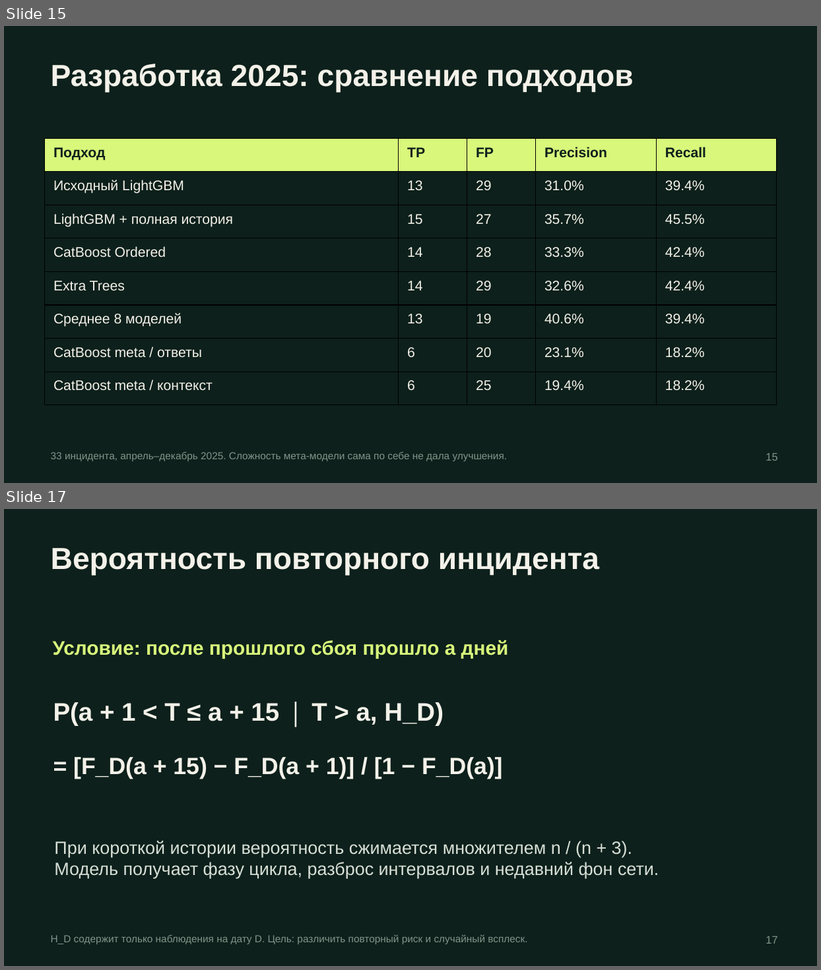
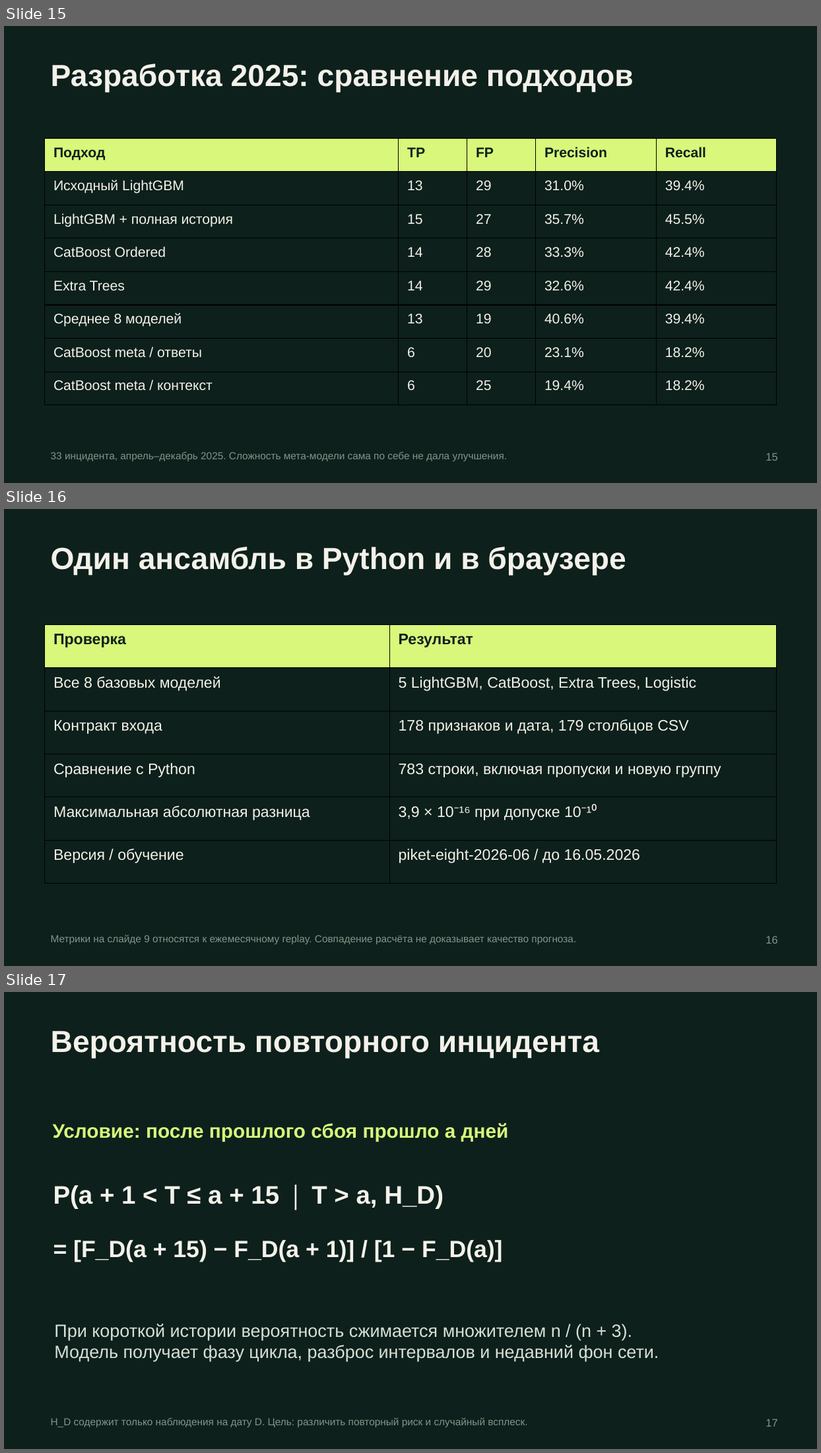
Before and after one commit to mshperling/piket-lct2026-demo, a slide deck: PIKET_LCT2026.pptx. Shown one above the other, each under a label of ours: slides 15 and 17 before the commit, slides 15, 16 and 17 after it; the slides between them are not shown. The pictures are 821x970 and 821x1453 pixels, drawn with LibreOffice and Linux fonts; fonts in the diff are those of the drawing. Boxes give left, top, right and bottom in pixels: in the first picture for what was removed or moved away, otherwise in the second. Text is boxed around its words. In the diff, an @@ line names an element or a change of style, - is before the commit and + after.

```diff
--- a/PIKET_LCT2026.pptx
+++ b/PIKET_LCT2026.pptx
@@ slide 16 added at <box>4,509,817,966</box>, background #0D201B @@
@@ text added at <box>51,547,626,575</box>, 36 pt, text #F3F1E9, bold @@
+Один ансамбль в Python и в браузере
@@ table added at <box>45,625,777,884</box>, 6 rows, 2 columns @@
+Проверка | Результат
+Все 8 базовых моделей | 5 LightGBM, CatBoost, Extra Trees, Logistic
+Контракт входа | 178 признаков и дата, 179 столбцов CSV
+Сравнение с Python | 783 строки, включая пропуски и новую группу
+Максимальная абсолютная разница | 3,9 × 10⁻¹⁶ при допуске 10⁻¹⁰
+Версия / обучение | piket-eight-2026-06 / до 16.05.2026
@@ text added at <box>51,935,576,945</box>, 12 pt, text #82958A @@
+Метрики на слайде 9 относятся к ежемесячному replay. Совпадение расчёта не доказывает качество прогноза.
@@ text added at <box>766,936,778,944</box>, 12.8 pt, text #82958A @@
+16
```
Also in this commit, not shown: 1 slide changed, 1 other slide added, 2 slides removed, 8 other files.
